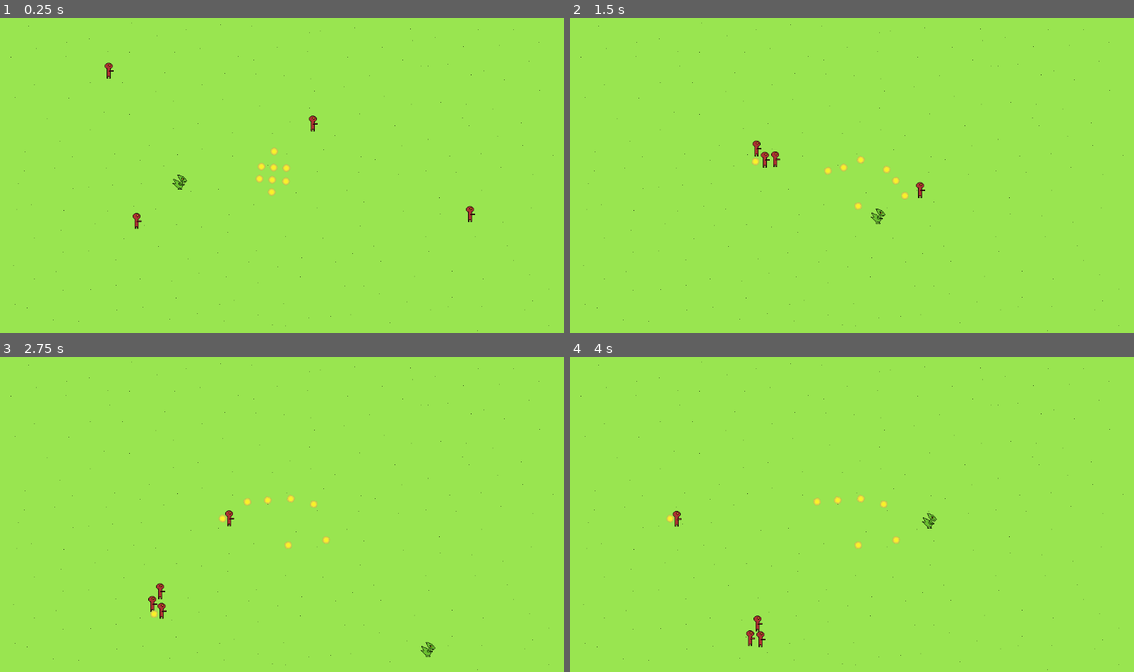
Above: before the commit, frames 1-4 (two rows, left to right).
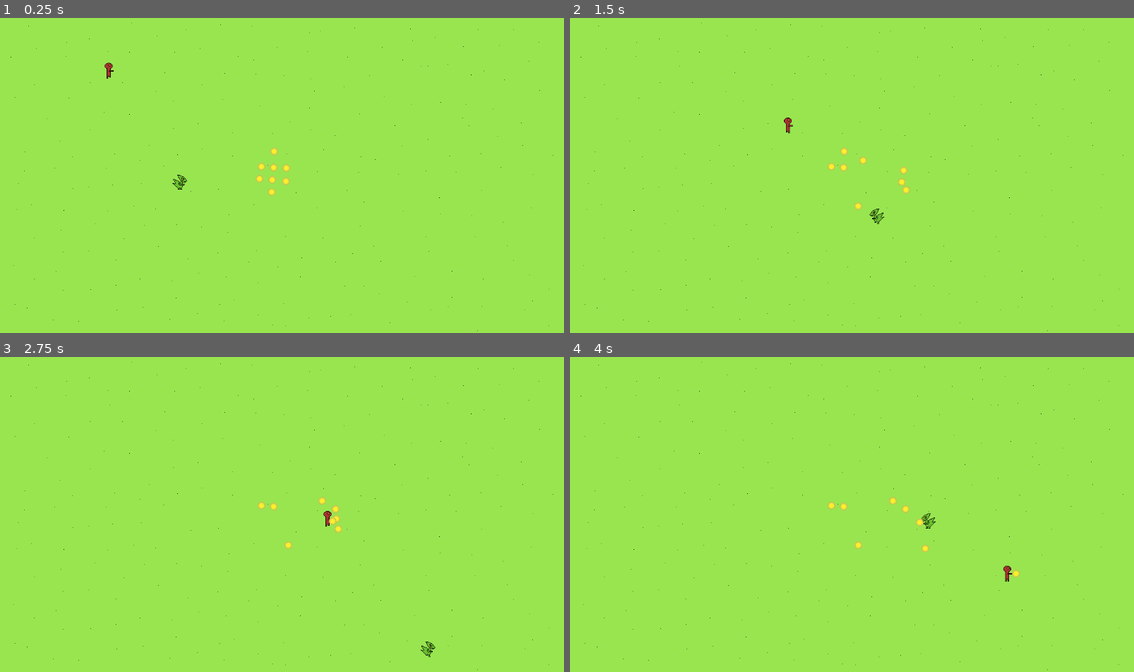
Above: after the commit, the same moments.

Repository: pres2300/ludum_dare_58
Game: Godot game, scene res://level/level.tscn
Same seed, same stepped clock (60 frames per second), same inputs: the game is played once before the commit and once after it.
Inputs:
- Up to frame 1 (0.25 s): no input
- Up to frame 2 (1.5 s): hold Right (ui_right) 0.53-1.28 s; hold Down (ui_down) from 1.28 s (still down)
- Up to frame 3 (2.75 s): release Down (ui_down) at 2.03 s; hold Right (ui_right) from 2.03 s (still down)
- Up to frame 4 (4 s): release Right (ui_right) at 2.78 s; hold Up (ui_up) 2.78-3.53 s; hold Left (ui_left) from 3.53 s (still down)

The runs differ from the first frame. In frame 1, 0.2% of the frame differs, in the area x 19-85%, y 18-68%; in frame 2, 0.6%; in frame 3, 0.6%; in frame 4, 0.6%, in the area x 17-80%, y 43-93%.

Commit message:
Baddies grab items and move them off screen

Diff:
--- a/baddies/baddie.gd
+++ b/baddies/baddie.gd
@@ -1,9 +1,17 @@
 extends CharacterBody2D
+
+#TODO: handle damage
 
 @export var move_speed : int = 200
 @export var health : int = 3
 
+@onready var gem = $Gem
+@onready var sprite = $AnimatedSprite2D
+
 var target_gem = null
+var has_gem : bool = false
+
+signal gem_stolen
 
 func find_nearest_gem():
 	var possible_targets = get_tree().get_nodes_in_group("gem")
@@ -21,18 +29,45 @@
 
 	return nearest_gem
 
+func die_and_drop_gem():
+	if has_gem:
+		get_parent().replace_gem(global_position)
+		queue_free()
+
+func take_damage():
+	health -= 1
+
+	if health <= 0:
+		die_and_drop_gem()
+
+func pick_up_gem():
+	has_gem = true
+	gem.show()
+
 func _ready():
 	# get the nearest gem at spawn
 	target_gem = find_nearest_gem()
 
 func _physics_process(_delta):
-	if (is_instance_valid(target_gem)):
-		velocity = global_position.direction_to(target_gem.get_global_position())*move_speed
+	if not has_gem:
+		if (is_instance_valid(target_gem)):
+			velocity = global_position.direction_to(target_gem.get_global_position())*move_speed
+		else:
+			# find another gem to target
+			target_gem = find_nearest_gem()
+
+	if velocity.x > 0:
+		sprite.flip_h = false
+		gem.position.x = 10
 	else:
-		# find another gem to target
-		target_gem = find_nearest_gem()
+		sprite.flip_h = true
+		gem.position.x = -10
 
 	move_and_slide()
 
 func _on_visible_on_screen_notifier_2d_screen_exited() -> void:
-	queue_free()
+	if has_gem:
+		gem_stolen.emit()
+		gem.hide()
+		has_gem = false
+		target_gem = find_nearest_gem()
--- a/baddies/baddie.tscn
+++ b/baddies/baddie.tscn
@@ -1,27 +1,70 @@
-[gd_scene load_steps=4 format=3 uid="uid://bbxt5rwjukclg"]
+[gd_scene load_steps=10 format=3 uid="uid://bbxt5rwjukclg"]
 
 [ext_resource type="Script" uid="uid://cfwqt0t7s1ps5" path="res://baddies/baddie.gd" id="1_6ewrt"]
-[ext_resource type="Texture2D" uid="uid://d03f5frituxiu" path="res://assets/baddies/baddie.png" id="1_c4gg8"]
+[ext_resource type="Texture2D" uid="uid://b3oi4lbdpblks" path="res://assets/baddies/baddie_walking.png" id="2_nmcg7"]
+[ext_resource type="Texture2D" uid="uid://balu32f58tfkh" path="res://assets/items/gem.png" id="3_nmcg7"]
+
+[sub_resource type="AtlasTexture" id="AtlasTexture_mucu5"]
+atlas = ExtResource("2_nmcg7")
+region = Rect2(0, 0, 32, 32)
+
+[sub_resource type="AtlasTexture" id="AtlasTexture_qm621"]
+atlas = ExtResource("2_nmcg7")
+region = Rect2(32, 0, 32, 32)
+
+[sub_resource type="AtlasTexture" id="AtlasTexture_5xgee"]
+atlas = ExtResource("2_nmcg7")
+region = Rect2(64, 0, 32, 32)
+
+[sub_resource type="AtlasTexture" id="AtlasTexture_qij4p"]
+atlas = ExtResource("2_nmcg7")
+region = Rect2(96, 0, 32, 32)
+
+[sub_resource type="SpriteFrames" id="SpriteFrames_wpd32"]
+animations = [{
+"frames": [{
+"duration": 1.0,
+"texture": SubResource("AtlasTexture_mucu5")
+}, {
+"duration": 1.0,
+"texture": SubResource("AtlasTexture_qm621")
+}, {
+"duration": 1.0,
+"texture": SubResource("AtlasTexture_5xgee")
+}, {
+"duration": 1.0,
+"texture": SubResource("AtlasTexture_qij4p")
+}],
+"loop": true,
+"name": &"default",
+"speed": 5.0
+}]
 
 [sub_resource type="CapsuleShape2D" id="CapsuleShape2D_6ewrt"]
 radius = 9.0
 height = 32.0
 
-[node name="Baddie" type="CharacterBody2D"]
+[node name="Baddie" type="CharacterBody2D" groups=["baddie"]]
 collision_layer = 8
 collision_mask = 9
 motion_mode = 1
 script = ExtResource("1_6ewrt")
 
-[node name="Sprite2D" type="Sprite2D" parent="."]
+[node name="AnimatedSprite2D" type="AnimatedSprite2D" parent="."]
 rotation = -0.0009010432
-texture = ExtResource("1_c4gg8")
+sprite_frames = SubResource("SpriteFrames_wpd32")
+autoplay = "default"
+frame_progress = 0.11347662
 
 [node name="CollisionShape2D" type="CollisionShape2D" parent="."]
 position = Vector2(-7, 0)
 shape = SubResource("CapsuleShape2D_6ewrt")
 
+[node name="Gem" type="Sprite2D" parent="."]
+visible = false
+position = Vector2(10, 0)
+texture = ExtResource("3_nmcg7")
+
 [node name="VisibleOnScreenNotifier2D" type="VisibleOnScreenNotifier2D" parent="."]
-position = Vector2(-7, -1)
 
 [connection signal="screen_exited" from="VisibleOnScreenNotifier2D" to="." method="_on_visible_on_screen_notifier_2d_screen_exited"]
--- a/items/gem.gd
+++ b/items/gem.gd
@@ -2,15 +2,18 @@
 
 @export var collision_force : Vector2 = Vector2(2, 2)
 
-var picked_up : bool = false
-
-signal taken
+signal gem_lost
 
 func _on_body_entered(body: Node) -> void:
 	var direction = (position - body.position).normalized()
 	var impulse = direction*collision_force
 	apply_central_impulse(impulse)
 
+	if body.is_in_group("baddie"):
+		if not body.has_gem:
+			body.pick_up_gem()
+			queue_free()
+
 func _on_visible_on_screen_notifier_2d_screen_exited() -> void:
-	taken.emit()
+	gem_lost.emit()
 	queue_free()
--- /dev/null
+++ b/level/level.gd
@@ -0,0 +1,13 @@
+extends Node2D
+
+@export var current_level : int = 1
+@export var gem_node : PackedScene
+@export var baddie_node : PackedScene
+
+#TODO: Add gem handler (end game when all lost)
+#TODO: Add baddie spawner (more difficult over time)
+
+func spawn_gem(location : Vector2) -> void:
+	var new_gem = gem_node.instantiate()
+	new_gem.position = location
+	add_child(new_gem)
--- a/level/level.tscn
+++ b/level/level.tscn
@@ -1,6 +1,7 @@
-[gd_scene load_steps=9 format=3 uid="uid://oqy6kc74nsj3"]
+[gd_scene load_steps=10 format=3 uid="uid://oqy6kc74nsj3"]
 
 [ext_resource type="Texture2D" uid="uid://boackia7wdlok" path="res://assets/background.png" id="1_7lnir"]
+[ext_resource type="Script" uid="uid://cfhe4exqt8w0w" path="res://level/level.gd" id="1_ktfr2"]
 [ext_resource type="PackedScene" uid="uid://briabims4m8cq" path="res://player/player.tscn" id="2_5gx2l"]
 [ext_resource type="PackedScene" uid="uid://qohmltlq8dj2" path="res://items/gem.tscn" id="3_qohg2"]
 [ext_resource type="PackedScene" uid="uid://bbxt5rwjukclg" path="res://baddies/baddie.tscn" id="4_vkbyq"]
@@ -14,6 +15,9 @@
 [sub_resource type="WorldBoundaryShape2D" id="WorldBoundaryShape2D_44x8d"]
 
 [node name="Level" type="Node2D"]
+script = ExtResource("1_ktfr2")
+gem_node = ExtResource("3_qohg2")
+baddie_node = ExtResource("4_vkbyq")
 
 [node name="Background" type="Sprite2D" parent="."]
 texture = ExtResource("1_7lnir")
@@ -79,12 +83,3 @@
 
 [node name="Baddie" parent="." instance=ExtResource("4_vkbyq")]
 position = Vector2(185, 90)
-
-[node name="Baddie2" parent="." instance=ExtResource("4_vkbyq")]
-position = Vector2(1017, 414)
-
-[node name="Baddie3" parent="." instance=ExtResource("4_vkbyq")]
-position = Vector2(689, 193)
-
-[node name="Baddie4" parent="." instance=ExtResource("4_vkbyq")]
-position = Vector2(243, 442)
--- a/player/player.gd
+++ b/player/player.gd
@@ -1,11 +1,26 @@
 extends CharacterBody2D
 
+#TODO: shoot projectiles
+
 @export var move_speed : int = 350
+
+@onready var sprite = $AnimatedSprite2D
 
 func get_input():
 	return Input.get_vector("ui_left", "ui_right", "ui_up", "ui_down")
 
-func _physics_process(_delta):
+func _physics_process(_delta: float) -> void:
 	var input_direction = get_input()
 	velocity = input_direction*move_speed
+
+	if abs(velocity.x) > 0 or abs(velocity.y) > 0:
+		sprite.play("walking")
+
+		if velocity.x > 0:
+			sprite.flip_h = false
+		else:
+			sprite.flip_h = true
+	else:
+		sprite.play("idle")
+
 	move_and_slide()
--- a/player/player.tscn
+++ b/player/player.tscn
@@ -1,7 +1,8 @@
-[gd_scene load_steps=9 format=3 uid="uid://briabims4m8cq"]
+[gd_scene load_steps=14 format=3 uid="uid://briabims4m8cq"]
 
 [ext_resource type="Texture2D" uid="uid://c01qq7k2mgowd" path="res://assets/player/player_idle.png" id="1_oul6g"]
 [ext_resource type="Script" uid="uid://du4xwx3ivcw3q" path="res://player/player.gd" id="1_rkbax"]
+[ext_resource type="Texture2D" uid="uid://b2qhrn0vytrhd" path="res://assets/player/player_walking.png" id="3_g1dw6"]
 
 [sub_resource type="AtlasTexture" id="AtlasTexture_rkbax"]
 atlas = ExtResource("1_oul6g")
@@ -17,6 +18,22 @@
 
 [sub_resource type="AtlasTexture" id="AtlasTexture_qjkh3"]
 atlas = ExtResource("1_oul6g")
+region = Rect2(96, 0, 32, 32)
+
+[sub_resource type="AtlasTexture" id="AtlasTexture_g6k8r"]
+atlas = ExtResource("3_g1dw6")
+region = Rect2(0, 0, 32, 32)
+
+[sub_resource type="AtlasTexture" id="AtlasTexture_boad6"]
+atlas = ExtResource("3_g1dw6")
+region = Rect2(32, 0, 32, 32)
+
+[sub_resource type="AtlasTexture" id="AtlasTexture_rgyib"]
+atlas = ExtResource("3_g1dw6")
+region = Rect2(64, 0, 32, 32)
+
+[sub_resource type="AtlasTexture" id="AtlasTexture_hg6s5"]
+atlas = ExtResource("3_g1dw6")
 region = Rect2(96, 0, 32, 32)
 
 [sub_resource type="SpriteFrames" id="SpriteFrames_g6k8r"]
@@ -37,6 +54,23 @@
 "loop": true,
 "name": &"idle",
 "speed": 4.0
+}, {
+"frames": [{
+"duration": 1.0,
+"texture": SubResource("AtlasTexture_g6k8r")
+}, {
+"duration": 1.0,
+"texture": SubResource("AtlasTexture_boad6")
+}, {
+"duration": 1.0,
+"texture": SubResource("AtlasTexture_rgyib")
+}, {
+"duration": 1.0,
+"texture": SubResource("AtlasTexture_hg6s5")
+}],
+"loop": true,
+"name": &"walking",
+"speed": 5.0
 }]
 
 [sub_resource type="RectangleShape2D" id="RectangleShape2D_oul6g"]
@@ -49,9 +83,9 @@
 
 [node name="AnimatedSprite2D" type="AnimatedSprite2D" parent="."]
 sprite_frames = SubResource("SpriteFrames_g6k8r")
-animation = &"idle"
+animation = &"walking"
 autoplay = "idle"
-frame_progress = 0.9189032
+frame_progress = 0.2642827
 
 [node name="CollisionShape2D" type="CollisionShape2D" parent="."]
 position = Vector2(2, 1.5)
Binary file added: assets/baddies/baddie_walking.png
Not shown, added: assets/baddies/baddie_walking.png.import
Binary file added: assets/player/player_walking.png
Not shown, added: assets/player/player_walking.png.import
Not shown, added: level/level.gd.uid
